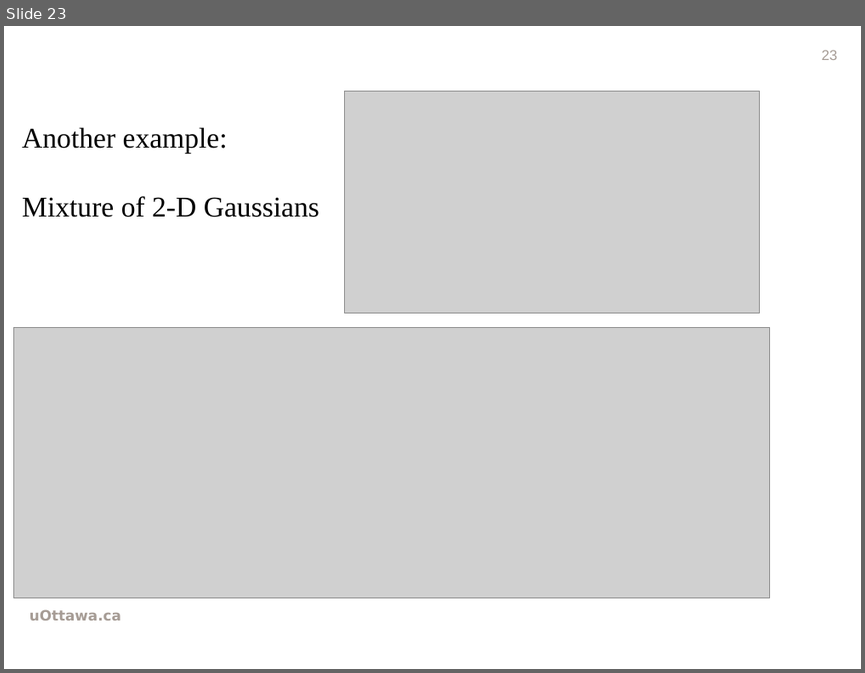
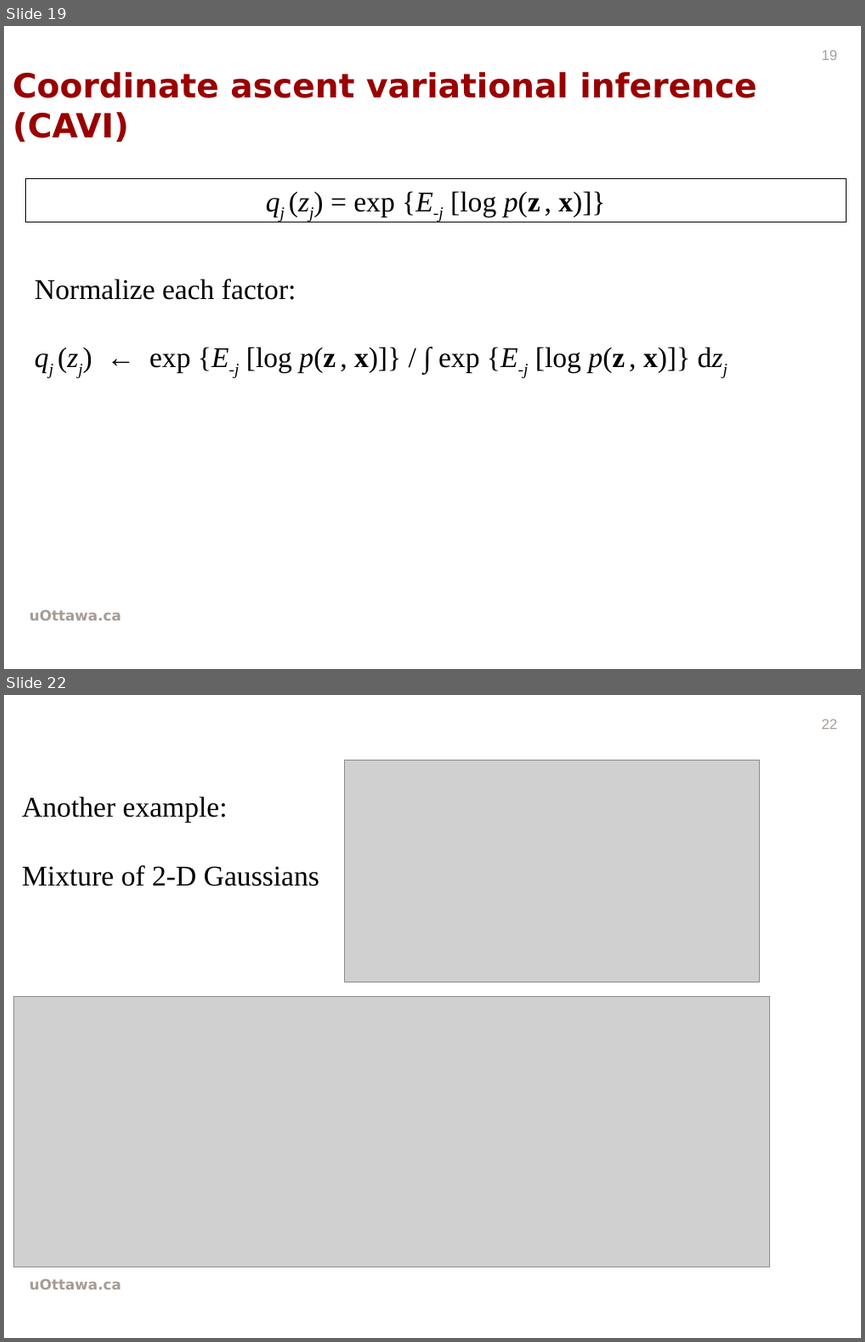
Before and after one commit to wwwmonsterlam/GraphicModelClassifierProject, a slide deck: presentationi.pptx. Shown one above the other, each under a label of ours: slide 23 before the commit, slides 19 and 22 after it; the slides between them are not shown. The pictures are 865x673 and 865x1342 pixels, drawn with LibreOffice and Linux fonts; fonts in the diff are those of the drawing; grey boxes stand for pictures; background and template pictures are left out. Boxes give left, top, right and bottom in pixels: in the first picture for what was removed or moved away, otherwise in the second. Text is boxed around its words. In the diff, an @@ line names an element or a change of style, - is before the commit and + after.

```diff
--- a/presentationi.pptx
+++ b/presentationi.pptx
@@ slide 19 added at (4, 26, 861, 669), background picture (left out); not listed: 1 template element that a slide beside it also shows @@
@@ page number added at (822, 50, 838, 60), 12 pt, text #A69C95 @@
+19
@@ text added at (12, 72, 756, 142), 28 pt, text #990000, bold @@
+Coordinate ascent variational inference (CAVI)
@@ rectangle added at (25, 178, 846, 222), outline #000000 0.75 pt, 24 pt, text #000000 @@
+qj (zj) = exp {E-j [log p(z , x)]}
@@ text added at (35, 278, 690, 378), 24 pt, text #000000 @@
+Normalize each factor:
+qj (zj) ← exp {E-j [log p(z , x)]} / ∫ exp {E-j [log p(z , x)]} dzj
@@ what was slide 23 is now slide 22 @@
@@ page number at (822, 719, 838, 729): text changed @@
-23
+22
```
Also in this commit, not shown: 7 slides changed, 4 other slides added, 5 slides removed.
